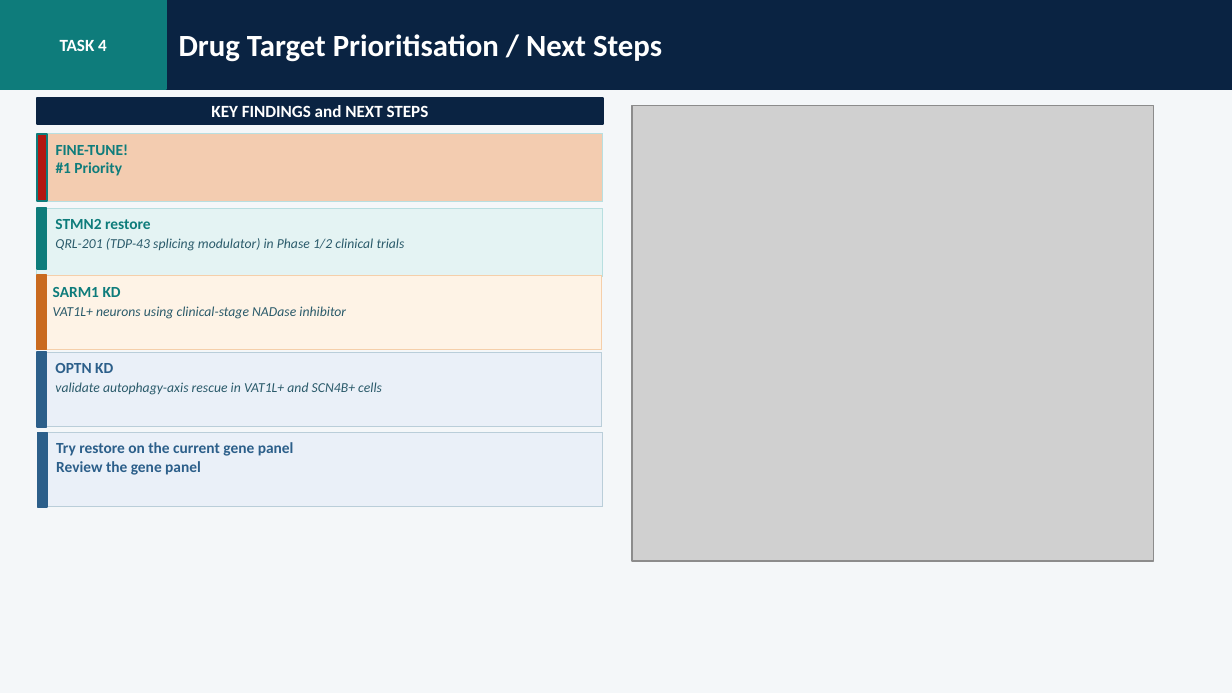
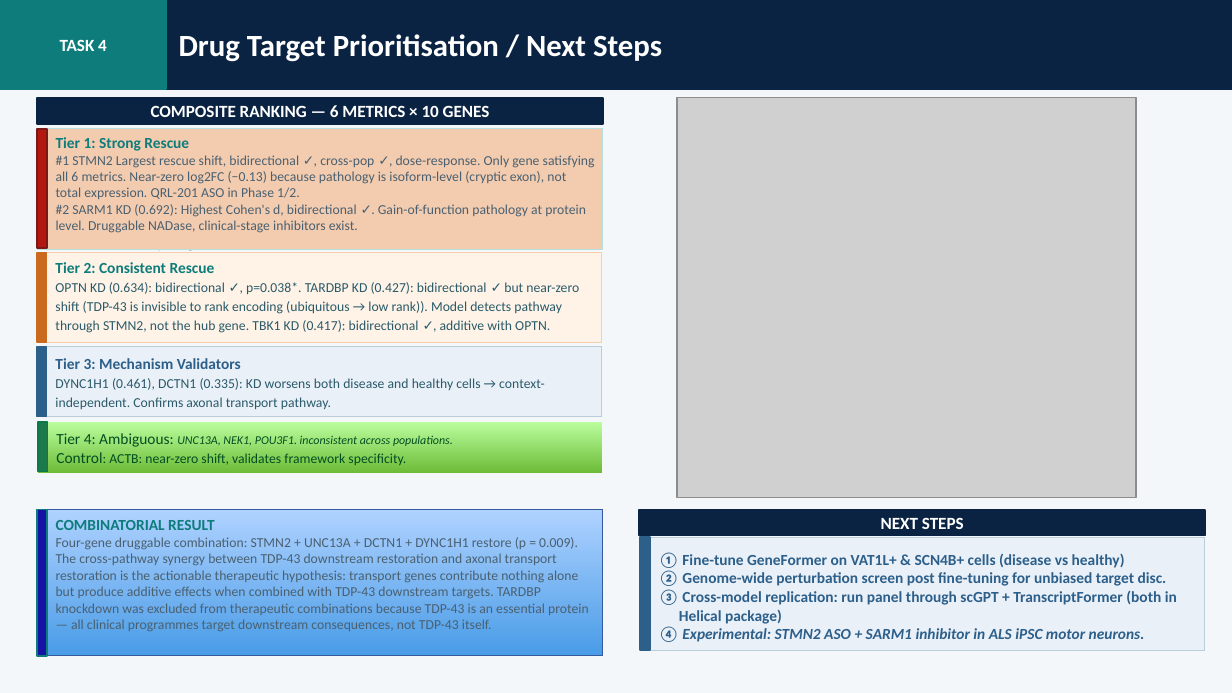
Before and after one commit to monikasekelja-main/scfm-helical-geneformer, a slide deck: slide 5 of slides/ALS_Perturbation_Results.pptx. Drawn at 1232x693 pixels with LibreOffice and Linux fonts; fonts in the diff are those of the drawing; grey boxes stand for pictures. Boxes give left, top, right and bottom in pixels: in the first picture for what was removed or moved away, otherwise in the second. Text is boxed around its words. In the diff, an @@ line names an element or a change of style, - is before the commit and + after.

```diff
--- a/slides/ALS_Perturbation_Results.pptx
+++ b/slides/ALS_Perturbation_Results.pptx
@@ text at <box>151,105,490,117</box>: text changed @@
-KEY FINDINGS and NEXT STEPS
+COMPOSITE RANKING — 6 METRICS × 10 GENES
@@ picture: place and size @@
-picture at <box>632,106,1153,561</box>
+picture at <box>676,97,1136,498</box>
@@ rectangle: place and size @@
-rectangle at <box>37,134,602,202</box>
+rectangle at <box>37,129,602,250</box>
@@ rectangle: place and size @@
-rectangle at <box>37,134,47,201</box>
+rectangle at <box>37,129,47,249</box>
@@ rectangle at <box>37,129,47,249</box>: outline #0E7C7B 1 pt to #7A1919 1 pt @@
@@ text removed at <box>56,144,129,176</box> @@
-FINE-TUNE!
-#1 Priority
@@ text added at <box>56,137,595,233</box>, 8 pt, text #4A6070 @@
+Tier 1: Strong Rescue
+#1 STMN2 Largest rescue shift, bidirectional ✓, cross-pop ✓, dose-response. Only gene satisfying all 6 metrics. Near-zero log2FC (−0.13) because pathology is isoform-level (cryptic exon), not total expression. QRL-201 ASO in Phase 1/2.
+#2 SARM1 KD (0.692): Highest Cohen's d, bidirectional ✓. Gain-of-function pathology at protein level. Druggable NADase, clinical-stage inhibitors exist.
@@ rectangle removed at <box>37,208,602,276</box> @@
@@ rectangle removed at <box>37,208,47,270</box> @@
@@ rectangle: place and size @@
-rectangle at <box>37,275,601,349</box>
+rectangle at <box>37,253,601,341</box>
@@ rectangle: place and size @@
-rectangle at <box>37,275,47,349</box>
+rectangle at <box>37,253,47,341</box>
@@ text added at <box>55,262,579,333</box>, 8 pt, text #2A5A6A @@
+Tier 2: Consistent Rescue
+OPTN KD (0.634): bidirectional ✓, p=0.038*. TARDBP KD (0.427): bidirectional ✓ but near-zero shift (TDP-43 is invisible to rank encoding (ubiquitous → low rank)). Model detects pathway through STMN2, not the hub gene. TBK1 KD (0.417): bidirectional ✓, additive with OPTN.
@@ text removed at <box>53,287,346,319</box> @@
-SARM1 KD
-VAT1L+ neurons using clinical-stage NADase inhibitor
@@ rectangle: place and size @@
-rectangle at <box>37,352,601,428</box>
+rectangle at <box>37,347,601,416</box>
@@ rectangle: place and size @@
-rectangle at <box>37,352,47,428</box>
+rectangle at <box>37,347,47,416</box>
@@ text added at <box>55,358,544,409</box>, 8 pt, text #2A5A6A @@
+Tier 3: Mechanism Validators
+DYNC1H1 (0.461), DCTN1 (0.335): KD worsens both disease and healthy cells → context-independent. Confirms axonal transport pathway.
@@ text removed at <box>55,363,382,395</box> @@
-OPTN KD
-validate autophagy-axis rescue in VAT1L+ and SCN4B+ cells
@@ rectangle: place and size @@
-rectangle at <box>38,432,602,508</box>
+rectangle at <box>38,423,602,473</box>
@@ rectangle at <box>38,423,602,473</box>: fill #EAF0F8 to gradient #6DBC38 to #BAFD9D; outline #BACED9 0.75 pt to none @@
@@ rectangle: place and size @@
-rectangle at <box>38,432,48,508</box>
+rectangle at <box>38,423,48,472</box>
@@ rectangle at <box>38,423,48,472</box>: fill #2C5F8A to #1C7A4A; outline #2C5F8A 1 pt to #0B7A4A 1 pt @@
@@ text removed at <box>56,442,294,475</box> @@
-Try restore on the current gene panel
-Review the gene panel
@@ text added at <box>56,433,453,465</box>, 8 pt, text #034E21 @@
+Tier 4: Ambiguous: UNC13A, NEK1, POU3F1. inconsistent across populations.
+Control: ACTB: near-zero shift, validates framework specificity.
@@ rectangle added at <box>37,510,602,657</box>, fill gradient #499CE7 to #AFD2FF, outline #365B9D 0.75 pt @@
@@ rectangle added at <box>37,510,47,657</box>, fill #1612A3, outline #0E7C7B 1 pt @@
@@ text added at <box>56,520,589,631</box>, 8 pt, text #4A6070 @@
+COMBINATORIAL RESULT
+Four-gene druggable combination: STMN2 + UNC13A + DCTN1 + DYNC1H1 restore (p = 0.009). The cross-pathway synergy between TDP-43 downstream restoration and axonal transport restoration is the actionable therapeutic hypothesis: transport genes contribute nothing alone but produce additive effects when combined with TDP-43 downstream targets. TARDBP knockdown was excluded from therapeutic combinations because TDP-43 is an essential protein — all clinical programmes target downstream consequences, not TDP-43 itself.
@@ rectangle added at <box>639,510,1205,536</box>, fill #0A2342, outline #0A2342 1 pt @@
@@ rectangle added at <box>641,537,1205,650</box>, fill #EAF0F8, outline #BACED9 0.75 pt @@
@@ rectangle added at <box>641,537,650,650</box>, fill #2C5F8A, outline #2C5F8A 1 pt @@
@@ text added at <box>881,517,964,529</box>, 10 pt, text #FFFFFF, bold @@
+NEXT STEPS
@@ text added at <box>679,553,1177,642</box>, 9 pt, text #2C5F8A, bold @@
+1. Fine-tune GeneFormer on VAT1L+ & SCN4B+ cells (disease vs healthy)
+2. Genome-wide perturbation screen post fine-tuning for unbiased target disc.
+3. Cross-model replication: run panel through scGPT + TranscriptFormer (both in Helical package)
+4. Experimental: STMN2 ASO + SARM1 inhibitor in ALS iPSC motor neurons.
```
Also in this commit, not shown: 1 other slide changed, 1 slide added, 1 slide removed.
